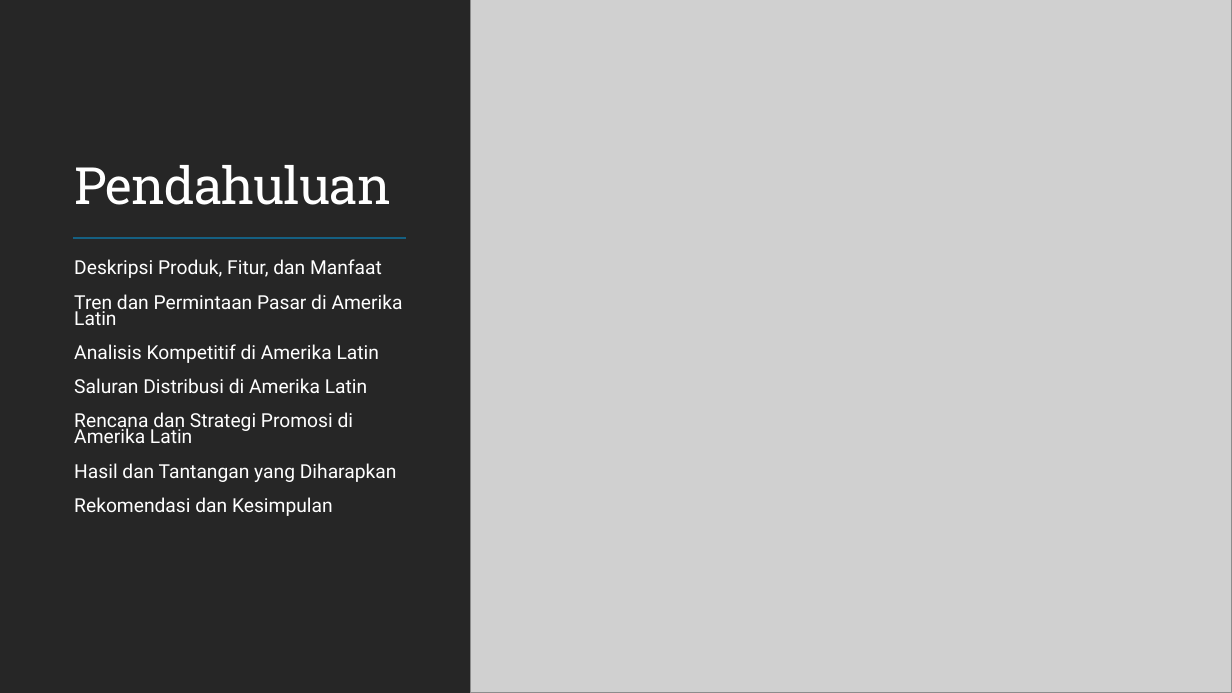
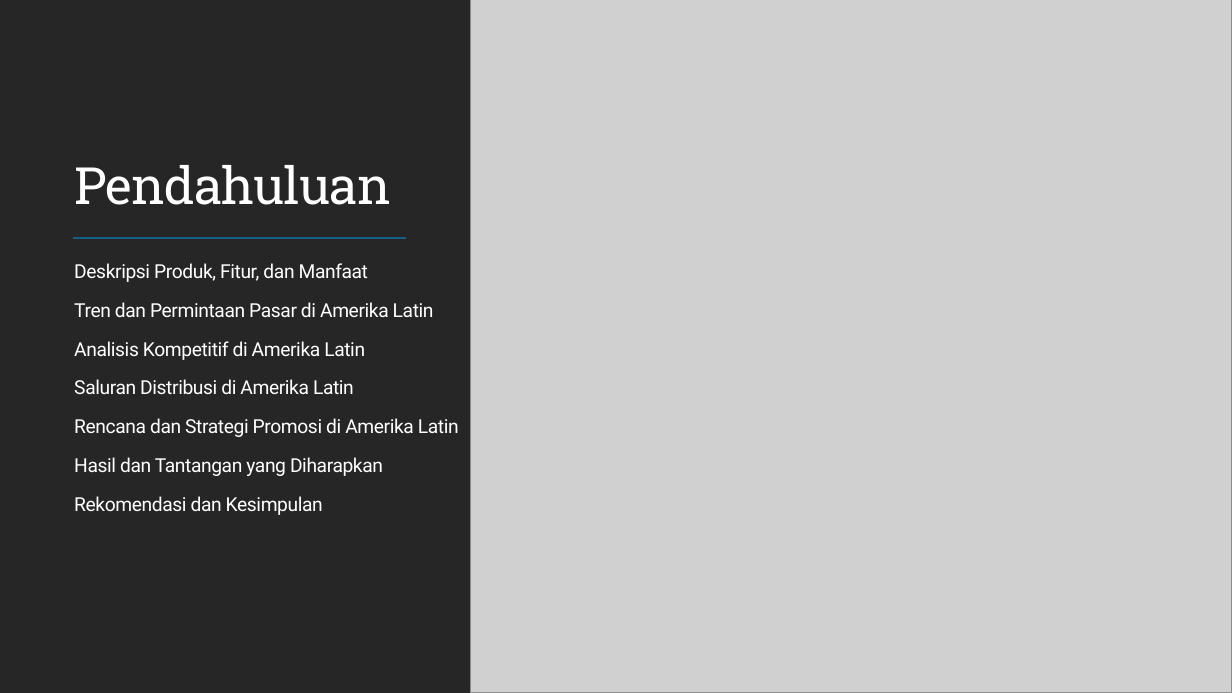
Before and after one commit to MicrosoftLearning/MS-4004-Empower-workforce-copilot-use-cases.id-id, a slide deck: slide 3 of ResourceFiles/Mystic Spice Premium Chai Market Analysis Presentation.pptx. Drawn at 1232x693 pixels with LibreOffice and Linux fonts; fonts in the diff are those of the drawing; grey boxes stand for pictures. Boxes give left, top, right and bottom in pixels: in the first picture for what was removed or moved away, otherwise in the second. Text is boxed around its words. In the diff, an @@ line names an element or a change of style, - is before the commit and + after.

```diff
--- a/ResourceFiles/Mystic Spice Premium Chai Market Analysis Presentation.pptx
+++ b/ResourceFiles/Mystic Spice Premium Chai Market Analysis Presentation.pptx
@@ text "Deskripsi Produk, Fitur, dan Manfaat" at [74, 263, 459, 515]: letter spacing 0 to -0.3 pt; line spacing 0.7 to 0.9 @@
```
Also in this commit, not shown: 7 other slides changed, 37 other files.
